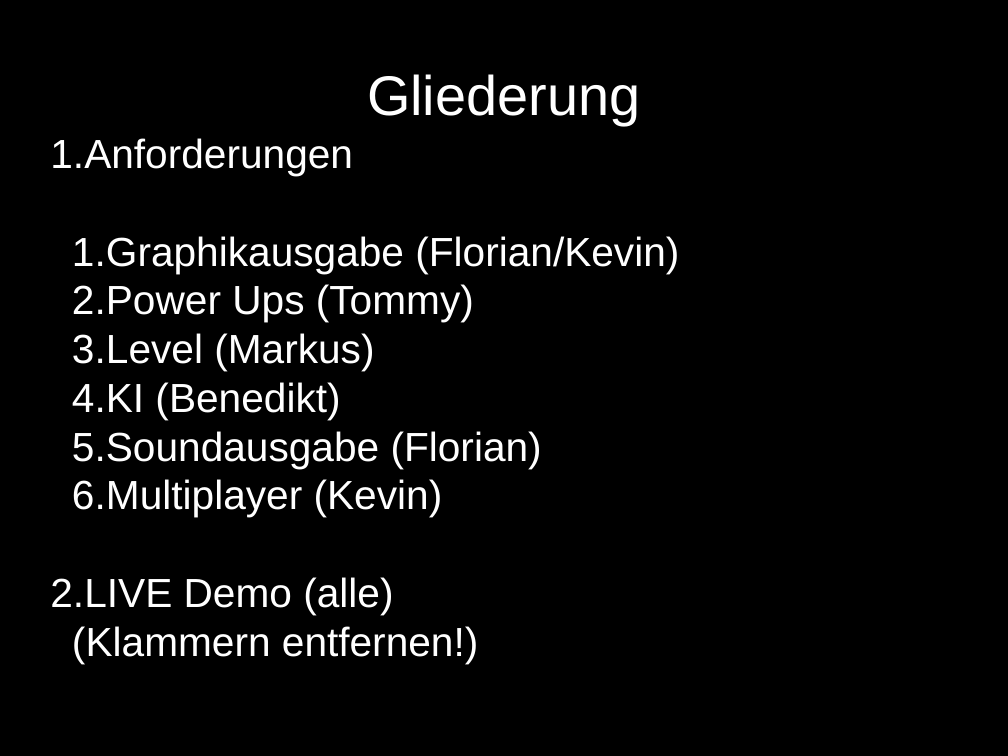
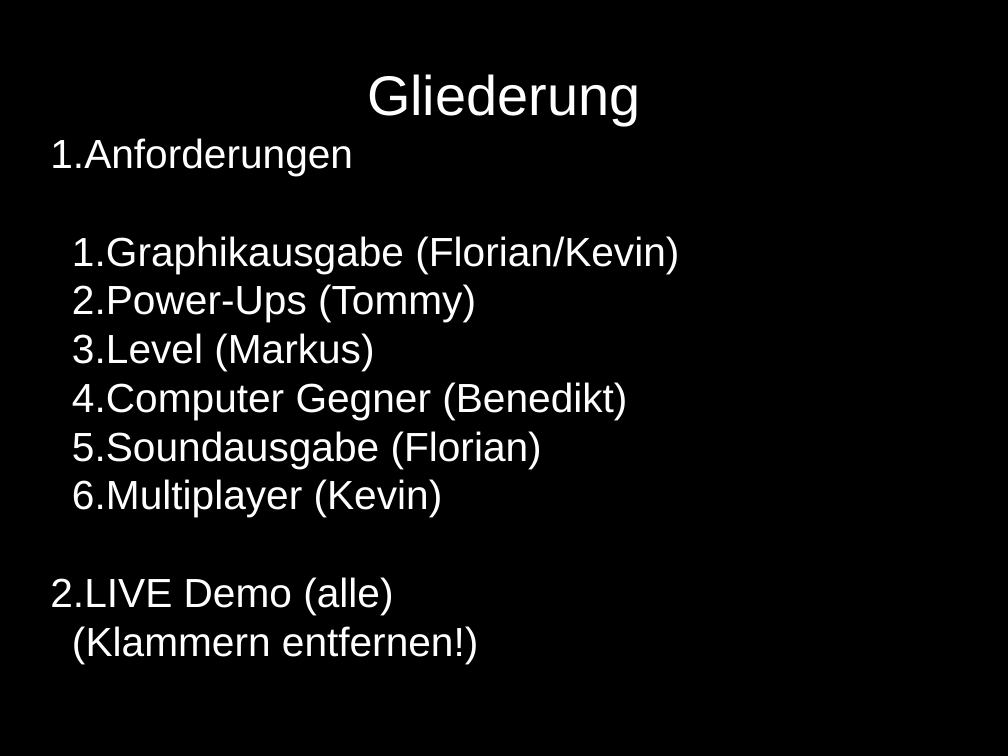
Before and after one commit to benediktibk/bomberman, a slide deck: slide 2 of documents/presentation/presentation.odp. Drawn at 1008x756 pixels with LibreOffice and Linux fonts; fonts in the diff are those of the drawing. Boxes give left, top, right and bottom in pixels: in the first picture for what was removed or moved away, otherwise in the second. Text is boxed around its words. In the diff, an @@ line names an element or a change of style, - is before the commit and + after.

Commit message:
added computer enemy part to the presentation

```diff
--- a/documents/presentation/presentation.odp
+++ b/documents/presentation/presentation.odp
@@ subtitle at (x1=72, y1=284, x2=476, y2=322): text changed @@
-  2. Power Ups (Tommy)
+  2. Power-Ups (Tommy)
@@ subtitle at (x1=72, y1=382, x2=627, y2=420): text changed @@
-  4. KI (Benedikt)
+  4. Computer Gegner (Benedikt)
```
Also in this commit, not shown: 28 slides added.
